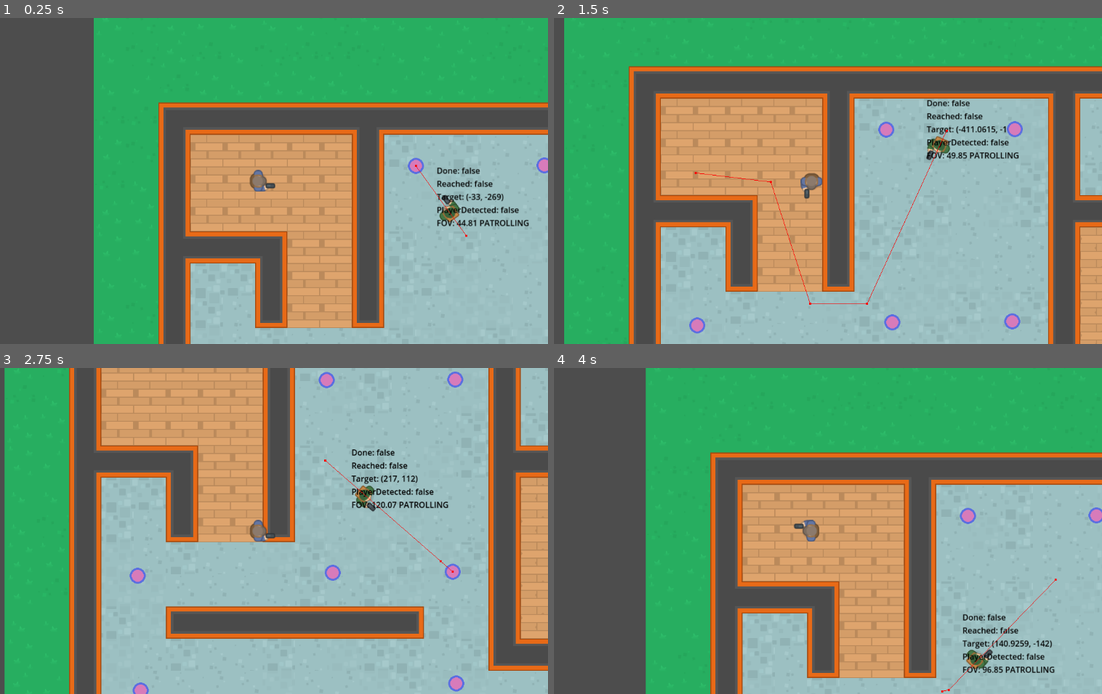
Above: before the commit, frames 1-4 (two rows, left to right).
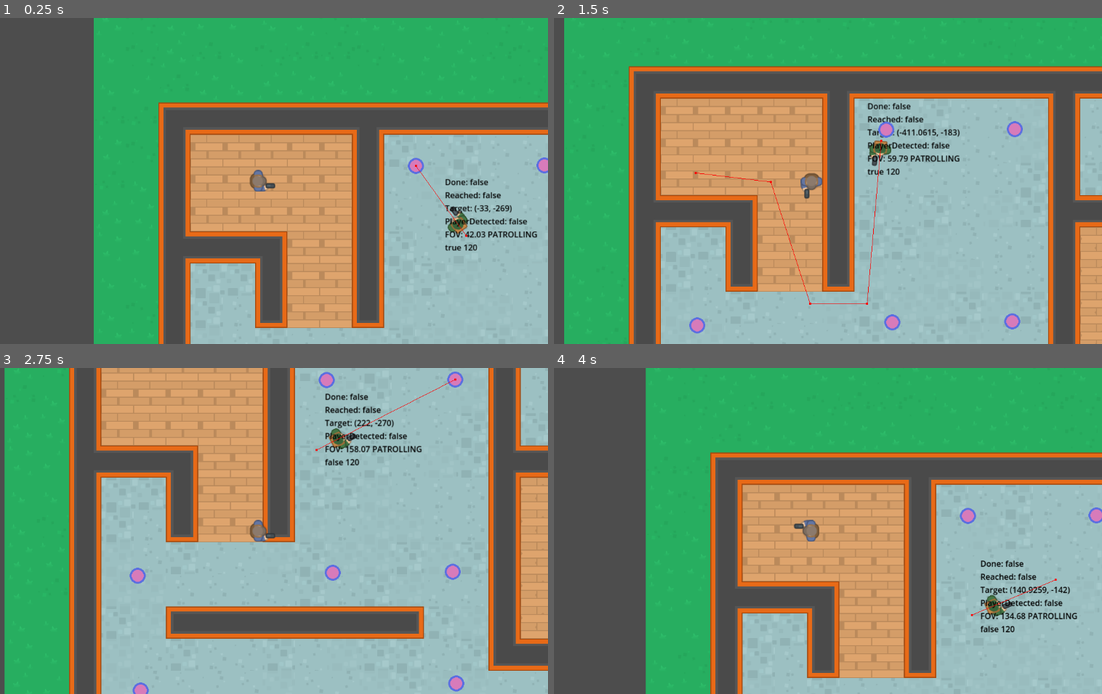
Above: after the commit, the same moments.

Repository: bluewind109/DontMindMe
Game: Godot game, scene res://scenes/level_map/level_map.tscn
Two runs of this game, one before a commit and one after it. Both use one fixed random seed, a clock stepped at 60 frames per second and the inputs below.
Inputs (mouse positions are in pixels of both pictures, inside the frame that each line leads up to):
- Up to frame 1 (0.25 s): no input
- Up to frame 2 (1.5 s): move the mouse to (937, 164) at 0.52 s; hold D (right) 0.53-1.28 s; click (937, 164) at 0.6 s; move the mouse to (696, 197) at 1.27 s; hold S (down) from 1.28 s (still down); click (696, 197) at 1.35 s
- Up to frame 3 (2.75 s): move the mouse to (317, 459) at 2.02 s; release S (down) at 2.03 s; hold D (right) from 2.03 s (still down); click (317, 459) at 2.1 s
- Up to frame 4 (4 s): move the mouse to (784, 596) at 2.77 s; release D (right) at 2.78 s; hold W (up) 2.78-3.53 s; click (784, 596) at 2.85 s; move the mouse to (986, 579) at 3.52 s; hold A (left) from 3.53 s (still down); click (986, 579) at 3.6 s

The runs differ from the first frame. In frame 1, 1.4% of the frame differs, in the area x 79-99%, y 45-72%; in frame 2, 1.9%; in frame 3, 2.0%; in frame 4, 2.0%, in the area x 70-96%, y 59-100%.

Commit message:
Set FOV and Speed based on NPC state

Diff:
--- a/scenes/npc/npc.gd
+++ b/scenes/npc/npc.gd
@@ -1,11 +1,21 @@
 extends CharacterBody2D
-
-const SPEED: float = 240.0
 
 enum ENEMY_STATE {
 	PATROLLING,
 	CHASING,
 	SEARCHING
+}
+
+const FOV = {
+	ENEMY_STATE.PATROLLING: 60.0,
+	ENEMY_STATE.CHASING: 120.0,
+	ENEMY_STATE.SEARCHING: 100.0
+}
+
+const SPEED = {
+	ENEMY_STATE.PATROLLING: 120.0,
+	ENEMY_STATE.CHASING: 240.0,
+	ENEMY_STATE.SEARCHING: 180.0
 }
 
 @export var patrol_points: NodePath
@@ -16,6 +26,8 @@
 @onready var player_detect = $PlayerDetect
 @onready var ray_cast_2d = $PlayerDetect/RayCast2D
 @onready var warning = $Warning
+@onready var gasp_sound = $GaspSound
+@onready var animation_player = $AnimationPlayer
 
 var _waypoints: Array = []
 var _current_wp: int = 0
@@ -54,7 +66,7 @@
 
 
 func player_in_fov() -> bool:
-	return get_fov_angle() < 60.0
+	return get_fov_angle() < FOV[_state]
 
 
 func raycast_to_player() -> void:
@@ -76,7 +88,7 @@
 	if (!nav_agent.is_navigation_finished()):
 		var next_path_position: Vector2 = nav_agent.get_next_path_position()
 		sprite_2d.look_at(next_path_position)
-		velocity = global_position.direction_to(next_path_position) * SPEED
+		velocity = global_position.direction_to(next_path_position) * SPEED[_state]
 		move_and_slide()
 
 
@@ -121,8 +133,13 @@
 
 	if (new_state == ENEMY_STATE.SEARCHING):
 		warning.show()
-	else:
+	elif(new_state == ENEMY_STATE.CHASING):
 		warning.hide()
+		gasp_sound.play()
+		animation_player.play("alert")
+	elif (new_state == ENEMY_STATE.PATROLLING):
+		warning.hide()
+		animation_player.play("RESET")
 
 	_state = new_state
 
@@ -143,4 +160,5 @@
 	status_string += "Target: %s\n" % nav_agent.target_position
 	status_string += "PlayerDetected: %s\n" % player_detected()
 	status_string += "FOV: %.2f %s\n" % [get_fov_angle(), ENEMY_STATE.keys()[_state]]
+	status_string += "%s %s\n" % [player_in_fov(), SPEED[_state]]
 	label.text = status_string
--- a/scenes/npc/npc.tscn
+++ b/scenes/npc/npc.tscn
@@ -1,14 +1,53 @@
-[gd_scene load_steps=6 format=3 uid="uid://vao6kp8w7hlv"]
+[gd_scene load_steps=10 format=3 uid="uid://vao6kp8w7hlv"]
 
 [ext_resource type="Script" path="res://scenes/npc/npc.gd" id="1_5qkfn"]
 [ext_resource type="Texture2D" uid="uid://btxfsy6rguujs" path="res://assets/images/soldier1_gun.png" id="1_67jpu"]
 [ext_resource type="Texture2D" uid="uid://cjwbdiq13be23" path="res://assets/images/running_1.png" id="3_nwrrv"]
+[ext_resource type="AudioStream" uid="uid://cuh7gpqrdtpfu" path="res://assets/sounds/gasp1.wav" id="4_xlwkv"]
 
 [sub_resource type="CircleShape2D" id="CircleShape2D_h5w6r"]
 radius = 16.0
 
 [sub_resource type="LabelSettings" id="LabelSettings_4pcpa"]
 font_color = Color(0, 0, 0, 1)
+
+[sub_resource type="Animation" id="Animation_h8kgx"]
+resource_name = "alert"
+length = 0.8
+loop_mode = 1
+tracks/0/type = "value"
+tracks/0/imported = false
+tracks/0/enabled = true
+tracks/0/path = NodePath("Sprite2D:self_modulate")
+tracks/0/interp = 1
+tracks/0/loop_wrap = true
+tracks/0/keys = {
+"times": PackedFloat32Array(0, 0.4, 0.8),
+"transitions": PackedFloat32Array(1, 1, 1),
+"update": 0,
+"values": [Color(1, 1, 1, 1), Color(0.745098, 0, 0.00784314, 1), Color(1, 1, 1, 1)]
+}
+
+[sub_resource type="Animation" id="Animation_37igf"]
+length = 0.001
+tracks/0/type = "value"
+tracks/0/imported = false
+tracks/0/enabled = true
+tracks/0/path = NodePath("Sprite2D:self_modulate")
+tracks/0/interp = 1
+tracks/0/loop_wrap = true
+tracks/0/keys = {
+"times": PackedFloat32Array(0),
+"transitions": PackedFloat32Array(1),
+"update": 0,
+"values": [Color(1, 1, 1, 1)]
+}
+
+[sub_resource type="AnimationLibrary" id="AnimationLibrary_u6cx0"]
+_data = {
+"RESET": SubResource("Animation_37igf"),
+"alert": SubResource("Animation_h8kgx")
+}
 
 [node name="NPC" type="CharacterBody2D"]
 script = ExtResource("1_5qkfn")
@@ -47,3 +86,11 @@
 visible = false
 scale = Vector2(0.1, 0.1)
 texture = ExtResource("3_nwrrv")
+
+[node name="AnimationPlayer" type="AnimationPlayer" parent="."]
+libraries = {
+"": SubResource("AnimationLibrary_u6cx0")
+}
+
+[node name="GaspSound" type="AudioStreamPlayer2D" parent="."]
+stream = ExtResource("4_xlwkv")
